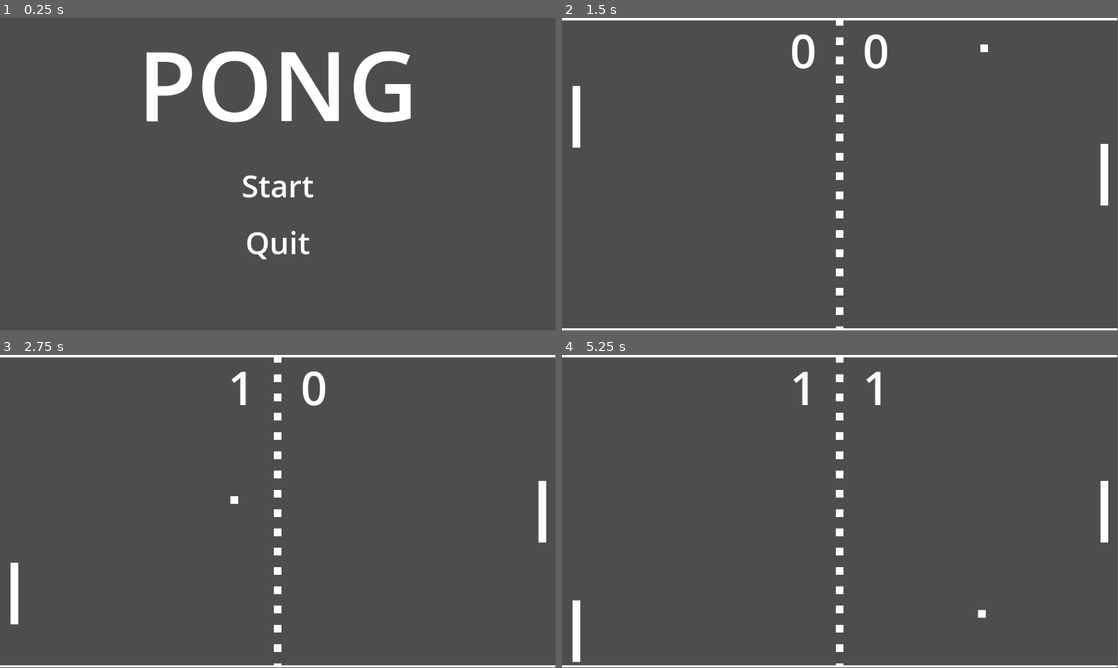
Above: before the commit, frames 1-4 (two rows, left to right).
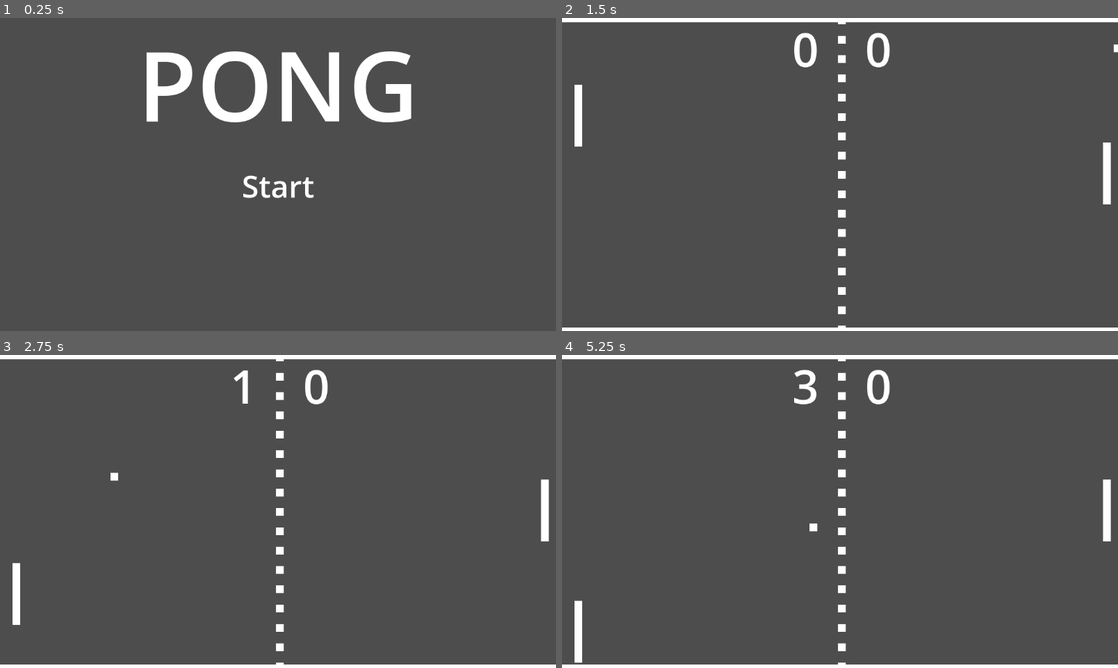
Above: after the commit, the same moments.

Repository: johnpherbert/pong-20-game-challenge
Game: Godot game, scene res://Screens/main_screen.tscn
The game is run twice, just before and just after one commit, with the same random seed, the same clock (stepped at 60 frames per second) and the same inputs.
Inputs:
- Up to frame 1 (0.25 s): no input
- Up to frame 2 (1.5 s): click "Start" at 0.5 s; hold W (player1_up) from 1.28 s (still down)
- Up to frame 3 (2.75 s): release W (player1_up) at 2.03 s; hold S (player1_down) from 2.03 s (still down)
- Up to frame 4 (5.25 s): release S (player1_down) at 2.78 s; hold W (player1_up) 2.78-4.28 s; hold S (player1_down) from 4.28 s (still down)
In our replay, the window is 799x449 before the commit and 800x450 after it. These sizes can differ from the game's own. Grey fills any space a smaller window leaves; there, only what the larger window draws over its background counts as a difference.

The runs differ from the first frame. In frame 1, 1.0% of the frame differs, in the area x 26-74%, y 10-78%; in frame 2, 2.6%; in frame 3, 2.5%; in frame 4, 2.8%, in the area x 0-100%, y 0-100%.

Commit message:
cleanup for itch

Diff:
--- a/GameManager.gd
+++ b/GameManager.gd
@@ -18,5 +18,5 @@
 	players_turn *= -1
 	start_round()
 
-func win(player):
+func win():
 	get_tree().change_scene_to_file("res://Screens/win_screen.tscn")
--- a/Global/score_manager.gd
+++ b/Global/score_manager.gd
@@ -1,6 +1,6 @@
 extends Node
 
-signal player_won(player)
+signal player_won()
 
 var winning_player = Globals.PLAYERS.NONE
 
@@ -24,7 +24,7 @@
 func win_check(player, score):
 	if score >= goals_to_win:
 		winning_player = player
-		player_won.emit(player)
+		player_won.emit()
 
 func get_player1_score():
 	return str(player1_score)
--- a/Objects/Ball.gd
+++ b/Objects/Ball.gd
@@ -1,6 +1,6 @@
 extends CharacterBody2D
 
-@export var SPEED = 5.0
+@export var SPEED = 10.0
 @export var SPEED_INC = 0.5
 
 var ball_direction = 1
@@ -17,5 +17,9 @@
 		velocity *= 1.1
 
 
-func _on_visible_on_screen_notifier_2d_screen_exited():
-	queue_free()
+#func _on_visible_on_screen_notifier_2d_screen_exited():
+#	$OffScreenTimer.start()
+
+
+#func _on_off_screen_timer_timeout():
+#	queue_free()
--- a/Objects/Goal.gd
+++ b/Objects/Goal.gd
@@ -4,5 +4,6 @@
 
 @export var player_goal = Globals.PLAYERS.PLAYER_1
 
-func _on_body_entered(_body):
+func _on_body_entered(body):
+	body.queue_free()
 	goal.emit(player_goal)
--- a/Objects/ball.tscn
+++ b/Objects/ball.tscn
@@ -21,5 +21,7 @@
 shape = SubResource("RectangleShape2D_5qfe3")
 
 [node name="VisibleOnScreenNotifier2D" type="VisibleOnScreenNotifier2D" parent="."]
+position = Vector2(-1.83582e-05, 1.43051e-06)
+scale = Vector2(1.6, 1.6)
 
-[connection signal="screen_exited" from="VisibleOnScreenNotifier2D" to="." method="_on_visible_on_screen_notifier_2d_screen_exited"]
+[node name="OffScreenTimer" type="Timer" parent="."]
--- a/Screens/main_screen.tscn
+++ b/Screens/main_screen.tscn
@@ -46,6 +46,7 @@
 text = "Start"
 
 [node name="Quit" type="Button" parent="VBoxContainer"]
+visible = false
 layout_mode = 2
 size_flags_horizontal = 4
 size_flags_vertical = 4
--- a/Screens/win_screen.tscn
+++ b/Screens/win_screen.tscn
@@ -52,6 +52,7 @@
 text = "Play Again"
 
 [node name="Quit" type="Button" parent="VBoxContainer"]
+visible = false
 layout_mode = 2
 size_flags_horizontal = 4
 size_flags_vertical = 4
--- a/UI.gd
+++ b/UI.gd
@@ -1,13 +1,5 @@
 extends Control
 
-var player1score = 0
-var player2score = 0
-
-func _ready():
-	player1score = 0
-	player2score = 0
-
-
-func goal(player):
+func goal(_player):
 	$HBoxContainer/Player1Score.text = ScoreManager.get_player1_score()
 	$HBoxContainer/Player2Score.text = ScoreManager.get_player2_score()
--- a/game_board.tscn
+++ b/game_board.tscn
@@ -18,9 +18,13 @@
 ball = ExtResource("2_aheae")
 
 [node name="UI" parent="." instance=ExtResource("3_kexde")]
+offset_left = 4.0
+offset_top = -3.0
+offset_right = 4.0
+offset_bottom = -3.0
 
 [node name="Player1_Paddle" type="CharacterBody2D" parent="."]
-position = Vector2(30, 325)
+position = Vector2(34, 322)
 scale = Vector2(0.5, 4)
 motion_mode = 1
 script = ExtResource("1_t0psj")
@@ -33,7 +37,7 @@
 shape = SubResource("RectangleShape2D_pkco1")
 
 [node name="Player2_Paddle" type="CharacterBody2D" parent="."]
-position = Vector2(1125, 325)
+position = Vector2(1129, 322)
 scale = Vector2(0.5, 4)
 motion_mode = 1
 script = ExtResource("1_t0psj")
@@ -49,17 +53,18 @@
 [node name="Goals" type="Node" parent="." groups=["Goals"]]
 
 [node name="Player1_Goal" parent="Goals" instance=ExtResource("5_6jfku")]
-position = Vector2(9, 0)
+position = Vector2(9, 6)
 collision_layer = 16
 player_goal = 2
 
 [node name="Player2_Goal" parent="Goals" instance=ExtResource("5_6jfku")]
-position = Vector2(1492, -10)
+position = Vector2(1501, -24)
 collision_layer = 16
 
 [node name="Walls" type="Node" parent="." groups=["Walls"]]
 
 [node name="TopWall" type="StaticBody2D" parent="Walls"]
+position = Vector2(4, -3)
 collision_layer = 256
 
 [node name="CollisionShape2D" type="CollisionShape2D" parent="Walls/TopWall"]
@@ -67,12 +72,12 @@
 shape = SubResource("RectangleShape2D_b484i")
 
 [node name="Sprite2D" type="Sprite2D" parent="Walls/TopWall"]
-position = Vector2(587, -11)
+position = Vector2(587, -4)
 scale = Vector2(60, 1)
 texture = ExtResource("2_hlqai")
 
 [node name="BottomWall" type="StaticBody2D" parent="Walls"]
-position = Vector2(0, 668)
+position = Vector2(4, 665)
 collision_layer = 256
 
 [node name="CollisionShape2D" type="CollisionShape2D" parent="Walls/BottomWall"]
@@ -87,87 +92,87 @@
 [node name="Seperator" type="Node" parent="."]
 
 [node name="Sprite2D" type="Sprite2D" parent="Seperator"]
-position = Vector2(576, 8)
+position = Vector2(580, 5)
 scale = Vector2(0.5, 0.5)
 texture = ExtResource("2_hlqai")
 
 [node name="Sprite2D2" type="Sprite2D" parent="Seperator"]
-position = Vector2(576, 48)
+position = Vector2(580, 45)
 scale = Vector2(0.5, 0.5)
 texture = ExtResource("2_hlqai")
 
 [node name="Sprite2D3" type="Sprite2D" parent="Seperator"]
-position = Vector2(576, 88)
+position = Vector2(580, 85)
 scale = Vector2(0.5, 0.5)
 texture = ExtResource("2_hlqai")
 
 [node name="Sprite2D4" type="Sprite2D" parent="Seperator"]
-position = Vector2(576, 128)
+position = Vector2(580, 125)
 scale = Vector2(0.5, 0.5)
 texture = ExtResource("2_hlqai")
 
 [node name="Sprite2D5" type="Sprite2D" parent="Seperator"]
-position = Vector2(576, 168)
+position = Vector2(580, 165)
 scale = Vector2(0.5, 0.5)
 texture = ExtResource("2_hlqai")
 
 [node name="Sprite2D6" type="Sprite2D" parent="Seperator"]
-position = Vector2(576, 208)
+position = Vector2(580, 205)
 scale = Vector2(0.5, 0.5)
 texture = ExtResource("2_hlqai")
 
 [node name="Sprite2D7" type="Sprite2D" parent="Seperator"]
-position = Vector2(576, 248)
+position = Vector2(580, 245)
 scale = Vector2(0.5, 0.5)
 texture = ExtResource("2_hlqai")
 
 [node name="Sprite2D8" type="Sprite2D" parent="Seperator"]
-position = Vector2(576, 288)
+position = Vector2(580, 285)
 scale = Vector2(0.5, 0.5)
 texture = ExtResource("2_hlqai")
 
 [node name="Sprite2D9" type="Sprite2D" parent="Seperator"]
-position = Vector2(576, 328)
+position = Vector2(580, 325)
 scale = Vector2(0.5, 0.5)
 texture = ExtResource("2_hlqai")
 
 [node name="Sprite2D10" type="Sprite2D" parent="Seperator"]
-position = Vector2(576, 368)
+position = Vector2(580, 365)
 scale = Vector2(0.5, 0.5)
 texture = ExtResource("2_hlqai")
 
 [node name="Sprite2D11" type="Sprite2D" parent="Seperator"]
-position = Vector2(576, 408)
+position = Vector2(580, 405)
 scale = Vector2(0.5, 0.5)
 texture = ExtResource("2_hlqai")
 
 [node name="Sprite2D12" type="Sprite2D" parent="Seperator"]
-position = Vector2(576, 448)
+position = Vector2(580, 445)
 scale = Vector2(0.5, 0.5)
 texture = ExtResource("2_hlqai")
 
 [node name="Sprite2D13" type="Sprite2D" parent="Seperator"]
-position = Vector2(576, 488)
+position = Vector2(580, 485)
 scale = Vector2(0.5, 0.5)
 texture = ExtResource("2_hlqai")
 
 [node name="Sprite2D14" type="Sprite2D" parent="Seperator"]
-position = Vector2(576, 528)
+position = Vector2(580, 525)
 scale = Vector2(0.5, 0.5)
 texture = ExtResource("2_hlqai")
 
 [node name="Sprite2D15" type="Sprite2D" parent="Seperator"]
-position = Vector2(576, 568)
+position = Vector2(580, 565)
 scale = Vector2(0.5, 0.5)
 texture = ExtResource("2_hlqai")
 
 [node name="Sprite2D16" type="Sprite2D" parent="Seperator"]
-position = Vector2(576, 608)
+position = Vector2(580, 605)
 scale = Vector2(0.5, 0.5)
 texture = ExtResource("2_hlqai")
 
 [node name="Sprite2D17" type="Sprite2D" parent="Seperator"]
-position = Vector2(576, 648)
+position = Vector2(580, 645)
 scale = Vector2(0.5, 0.5)
 texture = ExtResource("2_hlqai")
 
--- a/project.godot
+++ b/project.godot
@@ -13,11 +13,15 @@
 config/name="Pong"
 run/main_scene="res://Screens/main_screen.tscn"
 config/features=PackedStringArray("4.1", "GL Compatibility")
-config/icon="res://Sprites/icon.svg"
+config/icon="res://icon.png"
 
 [autoload]
 
 ScoreManager="*res://Global/score_manager.gd"
+
+[display]
+
+window/stretch/mode="viewport"
 
 [input]
 
Not shown, added: export_presets.cfg
Binary file added: icon.png
Not shown, added: icon.png.import
